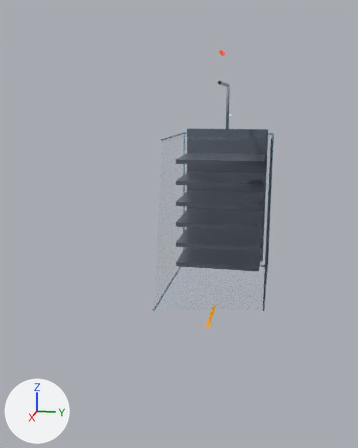
Two versions of the glTF model web/models/akku.glb, one commit apart.
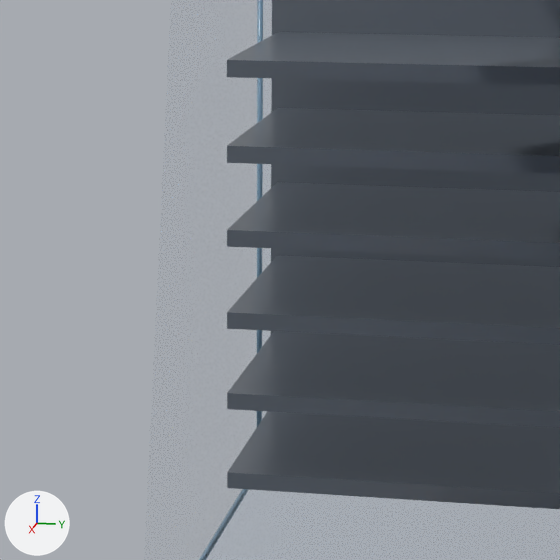
Each version is shown whole from a 50 mm lens placed at (23.12, 3.21, 6.21), pointed at (0.57, -1.3, 0.58), then close up on the part from 33% to 72% of the width and 32% to 63% of the height. Arrows for +X, +Y and +Z are at lower left; the lights stay in place. The last two pictures show the newer version. Everything nearer to the camera than a plane just in front of the edit is cut away. Where no turn or scale is listed for an object, it has been applied to the vertices.

The first close-up shows 'Behaelter', 'Elektrolyt', 'Graphit_Ableiter', 'Graphit_Schichten'.
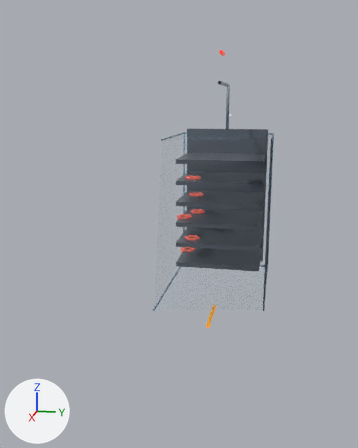
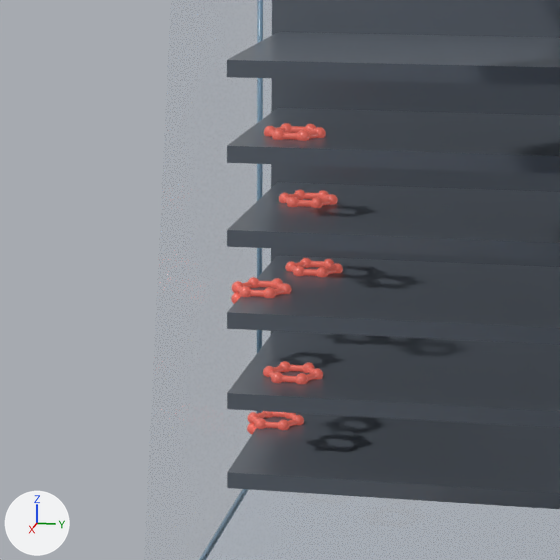
Where the change shows, as pixel boxes [x1, y1, x2, y2] in the close-ups (560 x 560 px):
'C6s_4', added (red)
    after: [263, 361, 323, 384]
'C6s_3', added (red)
    after: [232, 277, 292, 298]
'C6s_1', added (red)
    after: [264, 123, 326, 141]
'C6s_2', added (red)
    after: [279, 189, 338, 208]
'C6s_6', added (red)
    after: [285, 258, 343, 277]
'C6s_5', added (red)
    after: [247, 411, 304, 430]
'C6k_5', added (mostly hidden)
    after: [247, 423, 256, 434]
'C6k_3', added (mostly hidden)
    after: [231, 293, 241, 304]

What the commit changed:
Material 'C6_6' (mat_c6_6) is new.
Its base color is (0.687, 0.133, 0.102) (red #d8665a).
Its roughness is 0.35.
Its emission color is (0.24, 0.0465, 0.0358) (red #863d35).
Its emission strength is 1.0.
Material 'C6_5' (mat_c6_5) is new.
Its base color is (0.687, 0.133, 0.102) (red #d8665a).
Its roughness is 0.35.
Its emission color is (0.24, 0.0465, 0.0358) (red #863d35).
Its emission strength is 1.0.
Material 'C6_4' (mat_c6_4) is new.
Its base color is (0.687, 0.133, 0.102) (red #d8665a).
Its roughness is 0.35.
Its emission color is (0.24, 0.0465, 0.0358) (red #863d35).
Its emission strength is 1.0.
Material 'C6_3' (mat_c6_3) is new.
Its base color is (0.687, 0.133, 0.102) (red #d8665a).
Its roughness is 0.35.
Its emission color is (0.24, 0.0465, 0.0358) (red #863d35).
Its emission strength is 1.0.
Material 'C6_2' (mat_c6_2) is new.
Its base color is (0.687, 0.133, 0.102) (red #d8665a).
Its roughness is 0.35.
Its emission color is (0.24, 0.0465, 0.0358) (red #863d35).
Its emission strength is 1.0.
Material 'C6_1' (mat_c6_1) is new.
Its base color is (0.687, 0.133, 0.102) (red #d8665a).
Its roughness is 0.35.
Its emission color is (0.24, 0.0465, 0.0358) (red #863d35).
Its emission strength is 1.0.
Mesh me_c6s_6 is new.
It has 684 vertices, 1272 faces and spans x -7.342..-6.529, y -2.073..-1.167, z -0.525..-0.335.
It uses material mat_c6_6 (red #d8665a, glowing red #863d35).
Mesh me_c6s_5 is new.
It has 684 vertices, 1272 faces and spans x -7.03..-6.217, y -2.613..-1.707, z -2.925..-2.735.
It uses material mat_c6_5 (red #d8665a, glowing red #863d35).
Mesh me_c6s_4 is new.
It has 684 vertices, 1272 faces and spans x -5.471..-4.658, y -2.073..-1.167, z -1.725..-1.535.
It uses material mat_c6_4 (red #d8665a, glowing red #863d35).
Mesh me_c6s_3 is new.
It has 684 vertices, 1272 faces and spans x -5.783..-4.97, y -2.613..-1.707, z -0.525..-0.335.
It uses material mat_c6_3 (red #d8665a, glowing red #863d35).
Mesh me_c6s_2 is new.
It has 684 vertices, 1272 faces and spans x -6.719..-5.905, y -2.073..-1.167, z 0.675..0.865.
It uses material mat_c6_2 (red #d8665a, glowing red #863d35).
Mesh me_c6s_1 is new.
It has 684 vertices, 1272 faces and spans x -5.471..-4.658, y -2.073..-1.167, z 1.875..2.065.
It uses material mat_c6_1 (red #d8665a, glowing red #863d35).
Mesh me_c6k_5 is new.
It has 684 vertices, 1272 faces and spans x -7.035..-6.212, y -2.617..-1.703, z -3.1..-2.9.
It uses material mat_c6_5 (red #d8665a, glowing red #863d35).
Mesh me_c6k_3 is new.
It has 684 vertices, 1272 faces and spans x -5.788..-4.965, y -2.617..-1.703, z -0.7..-0.5.
It uses material mat_c6_3 (red #d8665a, glowing red #863d35).
Object 'C6s_6' (ob_c6s_6) is new; it shows me_c6s_6.
Its location is (0.0, 0.0, 0.0).
Object 'C6s_5' (ob_c6s_5) is new; it shows me_c6s_5.
Its location is (0.0, 0.0, 0.0).
Object 'C6s_4' (ob_c6s_4) is new; it shows me_c6s_4.
Its location is (0.0, 0.0, 0.0).
Object 'C6s_3' (ob_c6s_3) is new; it shows me_c6s_3.
Its location is (0.0, 0.0, 0.0).
Object 'C6s_2' (ob_c6s_2) is new; it shows me_c6s_2.
Its location is (0.0, 0.0, 0.0).
Object 'C6s_1' (ob_c6s_1) is new; it shows me_c6s_1.
Its location is (0.0, 0.0, 0.0).
Object 'C6k_5' (ob_c6k_5) is new; it shows me_c6k_5.
Its location is (0.0, 0.0, 0.0).
Object 'C6k_3' (ob_c6k_3) is new; it shows me_c6k_3.
Its location is (0.0, 0.0, 0.0).
